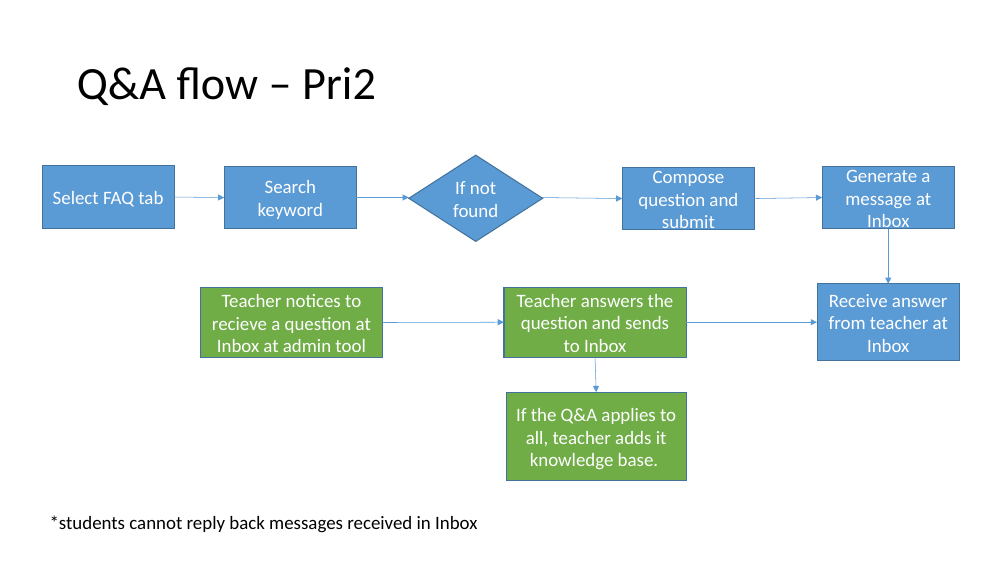
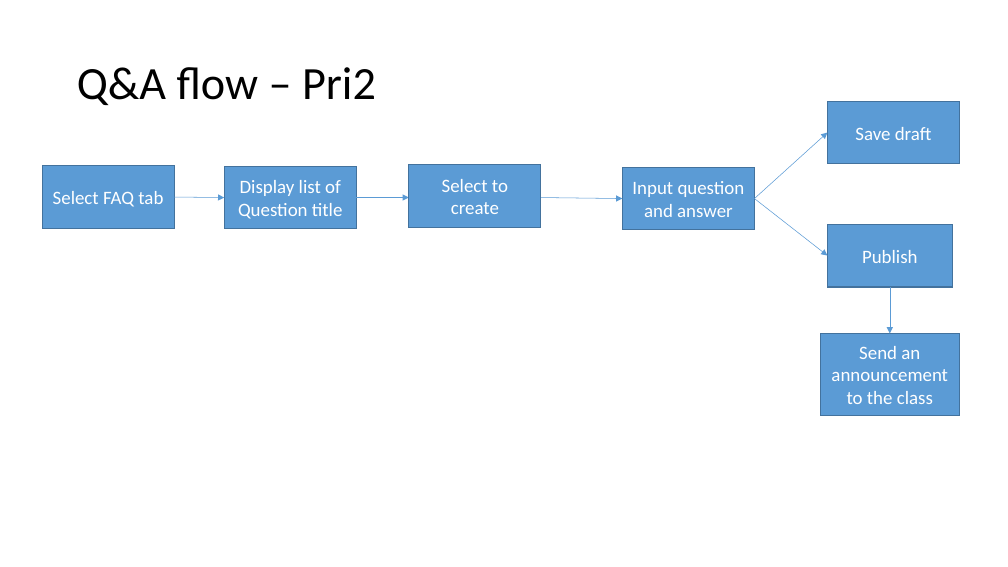
Before and after one commit to Wu-Fei/Parrot-Wireframe, a slide deck: slide 5 of Admin tool flow.pptx (slide 6 before the commit). Drawn at 1008x567 pixels with LibreOffice and Linux fonts; fonts in the diff are those of the drawing. Boxes give left, top, right and bottom in pixels: in the first picture for what was removed or moved away, otherwise in the second. Text is boxed around its words. In the diff, an @@ line names an element or a change of style, - is before the commit and + after.

Commit message:
update for Admin flow and wireframe

```diff
--- a/Admin tool flow.pptx
+++ b/Admin tool flow.pptx
@@ rectangle "Save draft": place and size @@
-rectangle "Save draft" at (823,166,955,229)
+rectangle "Save draft" at (827,101,960,164)
@@ arrow moved from (755, 199) - (823, 197) to (755, 199) - (827, 132) @@
@@ text in rectangle at (855,127,932,140): text changed @@
-Generate a message at Inbox
+Save draft
@@ diamond removed at (409,155,543,241) @@
-If not found
@@ rectangle added at (409,165,541,228), fill #5B9BD5, outline #43739E 1 pt, 18 pt, text #FFFFFF @@
+Select to create
@@ text in rectangle at (238,180,343,219): text changed @@
-Search keyword
+Display list of Question title
@@ text in rectangle at (632,181,745,217): text changed @@
-Compose question and submit
+Input question and answer
@@ arrow moved from (889, 229) - (889, 284) to (755, 199) - (827, 256) @@
@@ rectangle "Publish": place and size @@
-rectangle "Publish" at (817,284,960,361)
+rectangle "Publish" at (827,224,952,287)
@@ text in rectangle at (862,250,918,263): text changed @@
-Receive answer from teacher at Inbox
+Publish
@@ rectangle removed at (200,287,383,358) @@
-Teacher notices to recieve a question at Inbox at admin tool
@@ rectangle removed at (504,287,687,358) @@
-Teacher answers the question and sends to Inbox
@@ arrow added from (890, 287) to (890, 333), #5B9BD5 0.5 pt @@
@@ arrow removed from (383, 323) to (504, 322) @@
@@ arrow removed from (687, 322) to (817, 322) @@
@@ arrow removed from (595, 358) to (597, 392) @@
@@ rectangle added at (820,333,960,415), fill #5B9BD5, outline #43739E 1 pt, 18 pt, text #FFFFFF @@
+Send an announcement to the class
@@ rectangle removed at (507,392,687,481) @@
-If the Q&A applies to all, teacher adds it knowledge base.
@@ text removed at (50,515,477,533) @@
-*students cannot reply back messages received in Inbox
```
Also in this commit, not shown: 3 other slides changed, 2 slides added, 2 slides removed, 2 other files.
